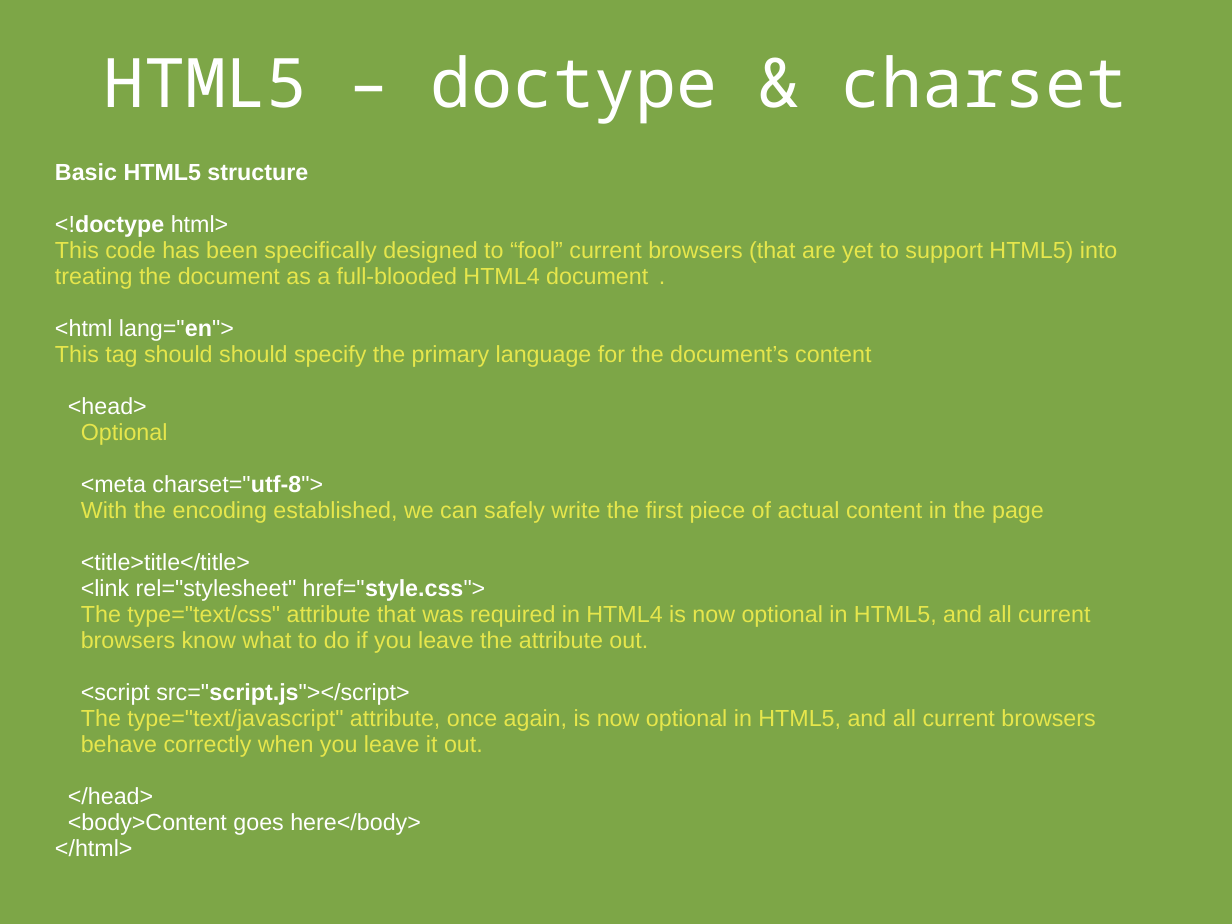
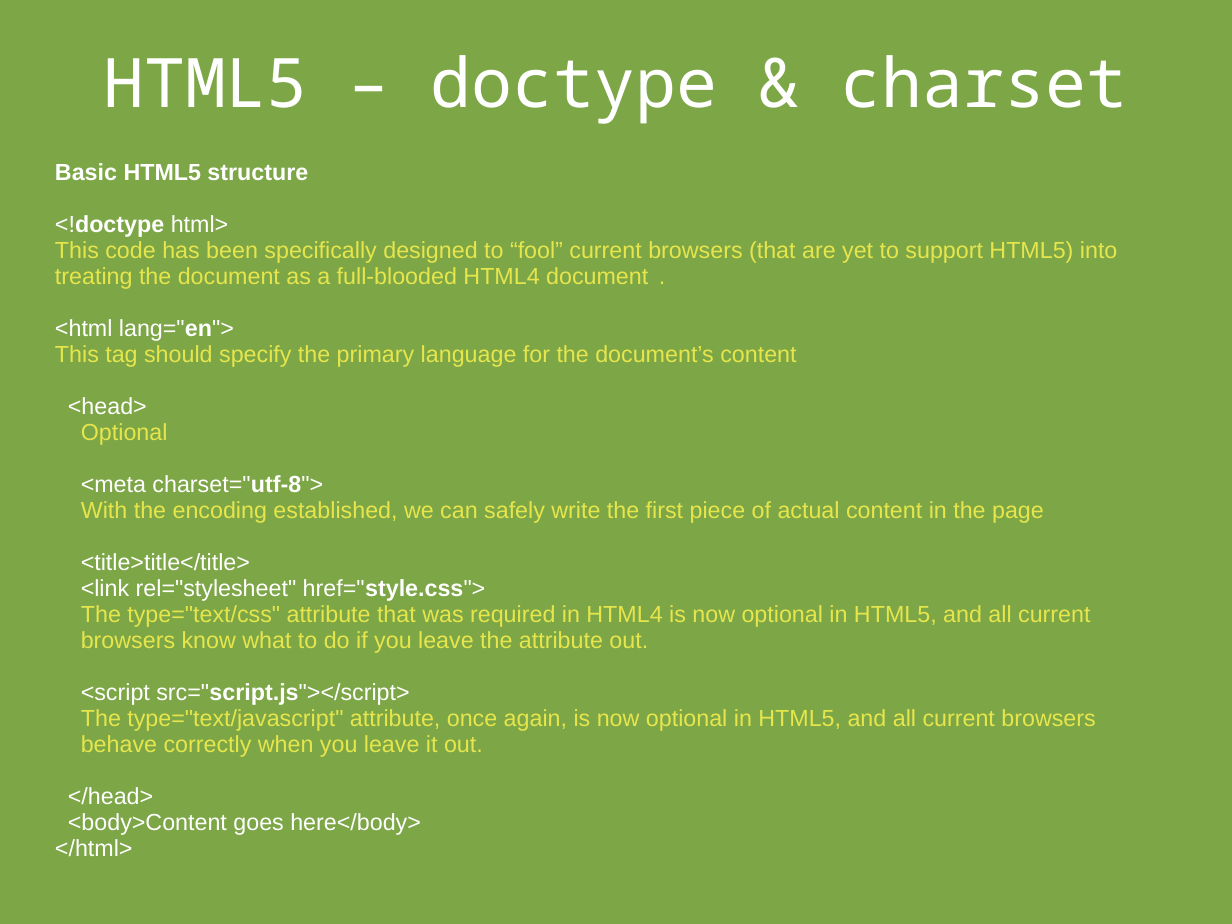
Before and after one commit to Houston-Inc/HTML5, a slide deck: slide 3 of html5.ppt. Drawn at 1232x924 pixels with LibreOffice and Linux fonts; fonts in the diff are those of the drawing. Boxes give left, top, right and bottom in pixels: in the first picture for what was removed or moved away, otherwise in the second. Text is boxed around its words. In the diff, an @@ line names an element or a change of style, - is before the commit and + after.

```diff
--- a/html5.ppt
+++ b/html5.ppt
@@ text at (x1=55, y1=345, x2=796, y2=367): text changed @@
-This tag should should specify the primary language for the document’s content
+This tag should specify the primary language for the document’s content
```
Also in this commit, not shown: 9 other slides changed.
